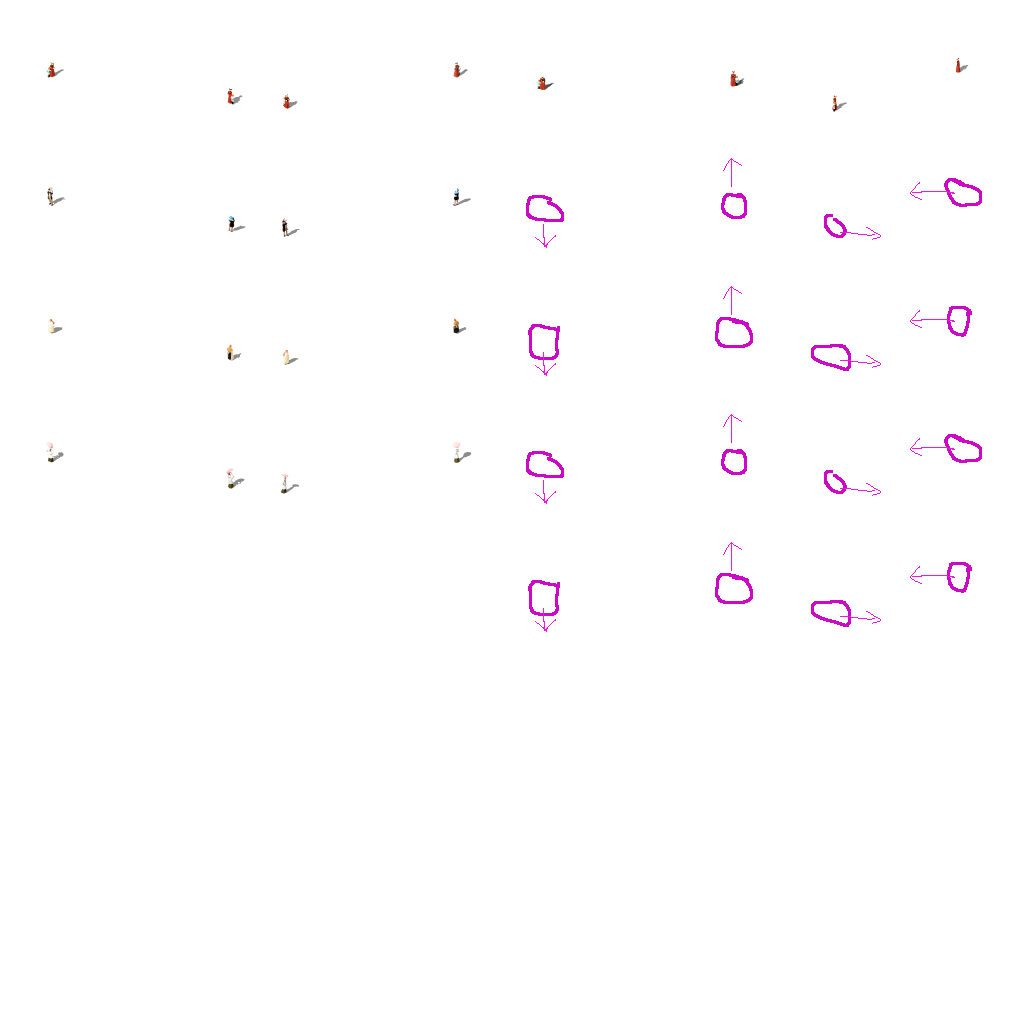
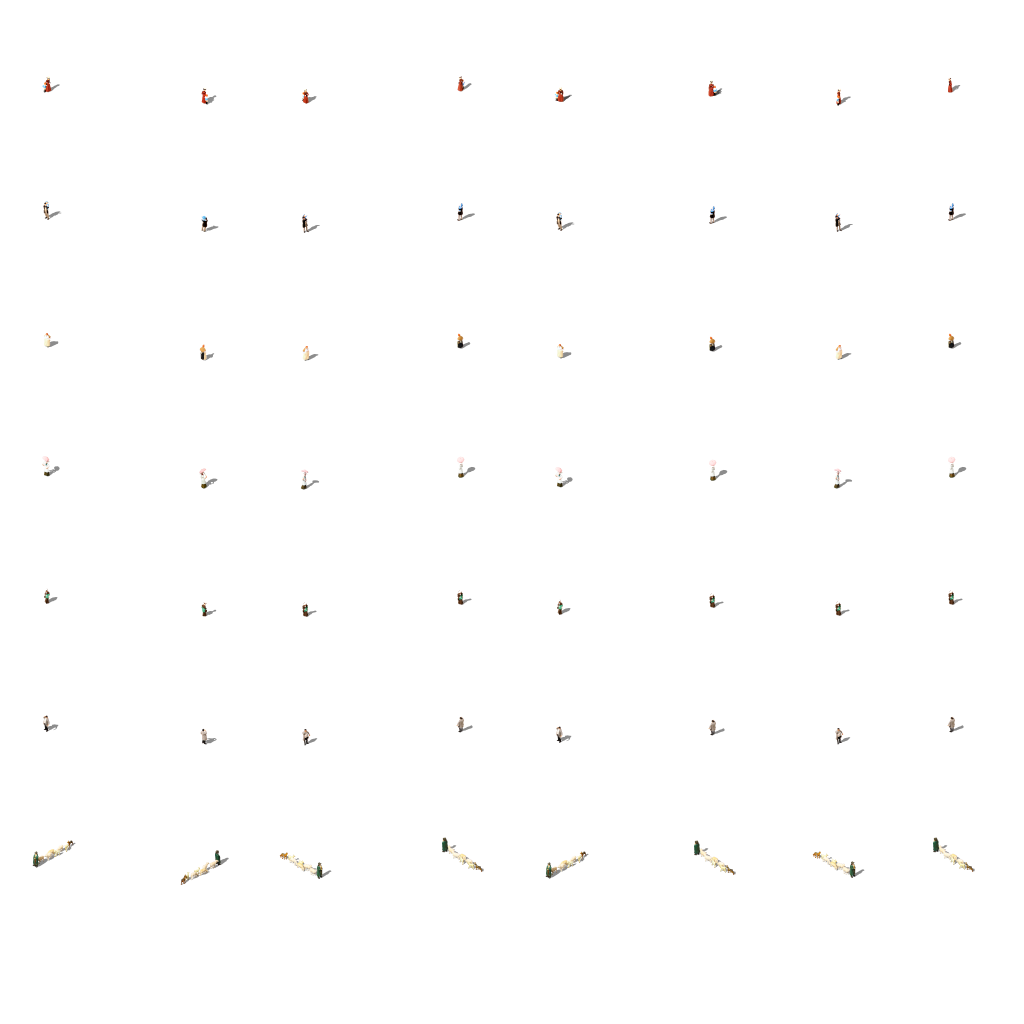
Layer changes from the first w=1024, h=1024 image to the second:
painted on "Fussgänger 1900" over 32, 57, 982, 885
